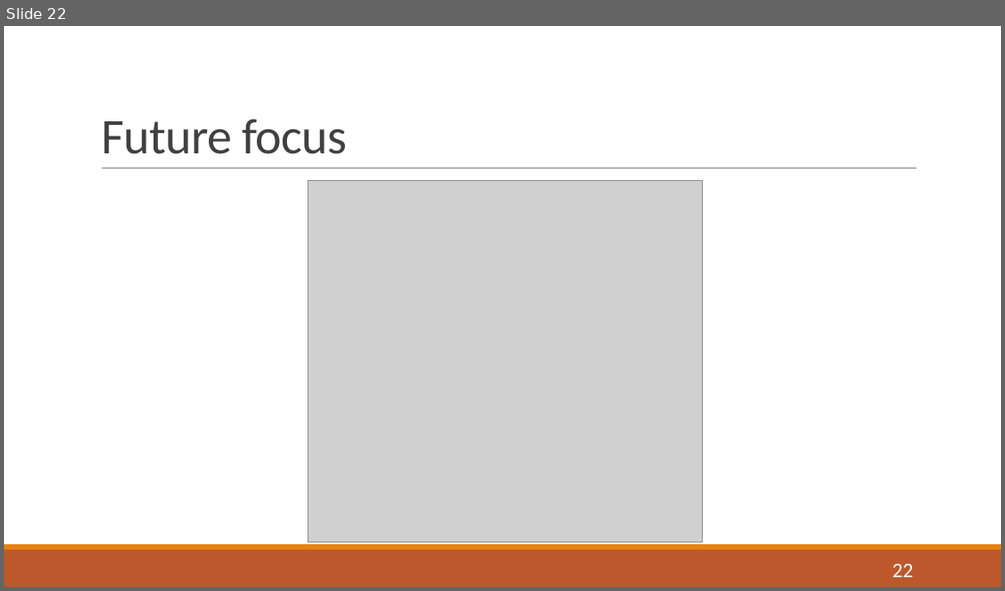
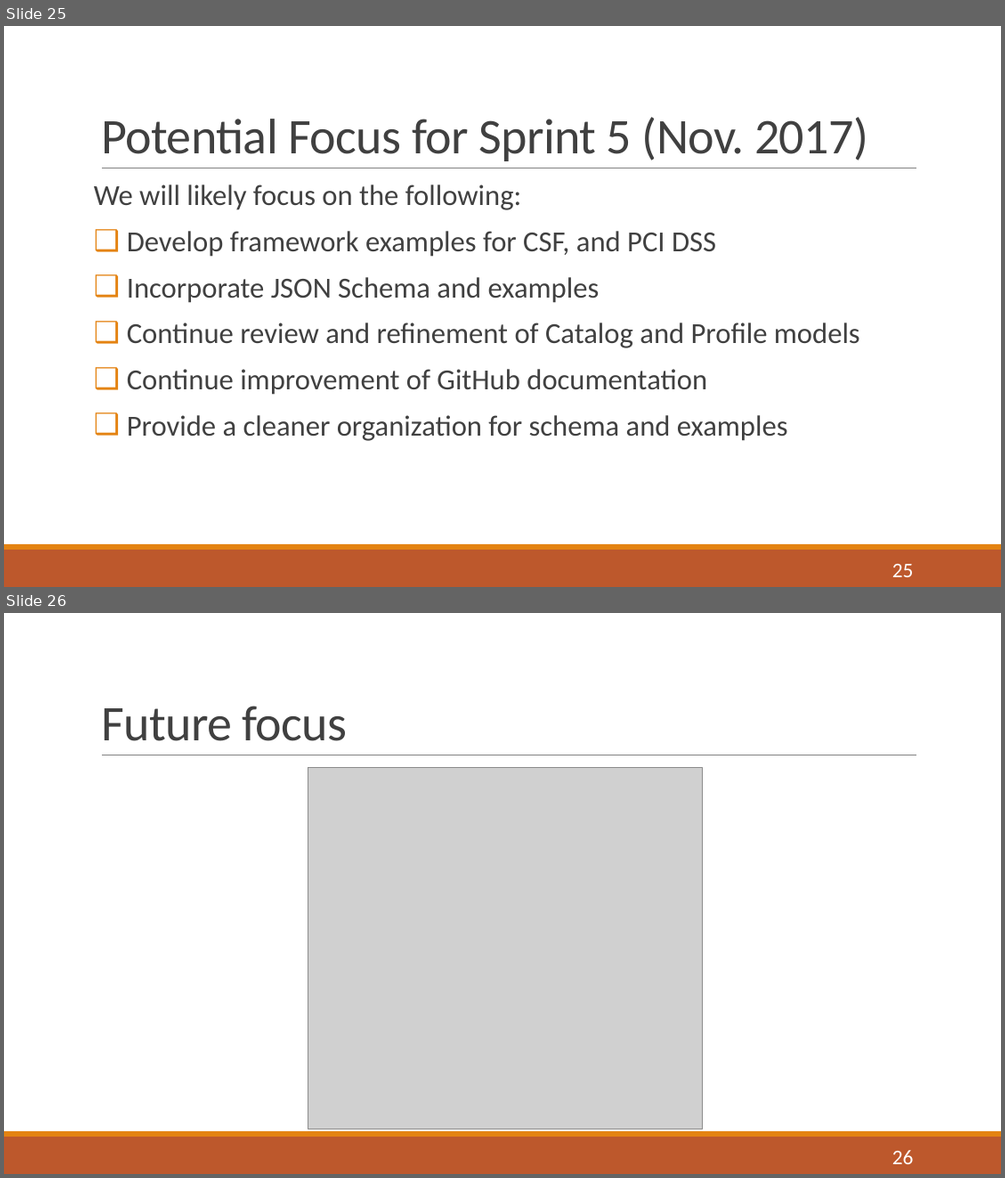
Before and after one commit to usnistgov/OSCAL, a slide deck: docs/presentations/OSCAL Overview 20170810 with draft notes.pptx. Shown one above the other, each under a label of ours: slide 22 before the commit, slides 25 and 26 after it. The pictures are 1005x591 and 1005x1178 pixels, drawn with LibreOffice and Linux fonts; fonts in the diff are those of the drawing; grey boxes stand for pictures. Boxes give left, top, right and bottom in pixels: in the first picture for what was removed or moved away, otherwise in the second. Text is boxed around its words. In the diff, an @@ line names an element or a change of style, - is before the commit and + after.

```diff
--- a/docs/presentations/OSCAL Overview 20170810 with draft notes.pptx
+++ b/docs/presentations/OSCAL Overview 20170810 with draft notes.pptx
@@ slide 25 added at <box>4,26,1001,587</box>, background #FFFFFF; not listed: 3 template elements that a slide beside it also shows @@
@@ title added at <box>101,117,868,161</box>, 48 pt, text #404040 @@
+Potential Focus for Sprint 5 (Nov. 2017)
@@ text added at <box>94,184,860,441</box>, 28 pt, text #404040 @@
+We will likely focus on the following:
+❑ Develop framework examples for CSF, and PCI DSS
+❑ Incorporate JSON Schema and examples
+❑ Continue review and refinement of Catalog and Profile models
+❑ Continue improvement of GitHub documentation
+❑ Provide a cleaner organization for schema and examples
@@ page number added at <box>892,564,914,577</box>, 20 pt, text #FFFFFF @@
+25
@@ what was slide 22 is now slide 26 @@
@@ page number at <box>892,1150,914,1164</box>: text changed @@
-22
+26
```
Also in this commit, not shown: 14 slides changed, 3 other slides added, 1 other file.
